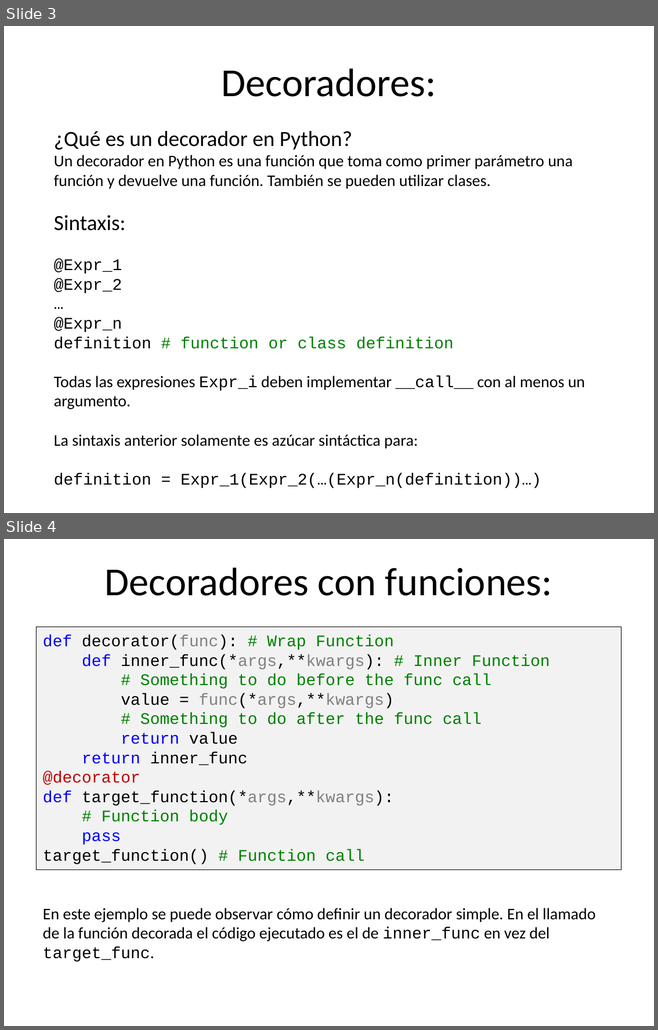
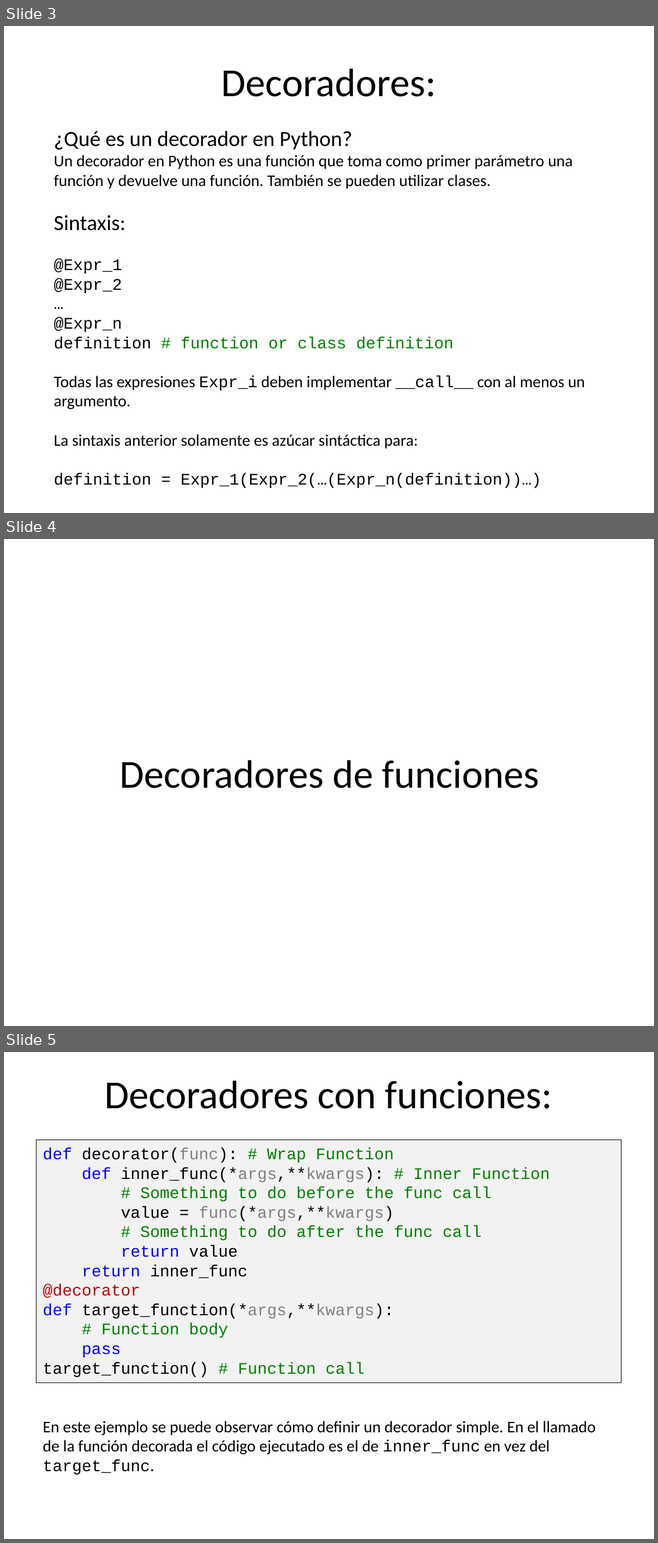
Before and after one commit to luisoibarra/seminario14_lp, a slide deck: Seminario 14 Python I.pptx. Shown one above the other, each under a label of ours: slides 3 and 4 before the commit, slides 3, 4 and 5 after it. The pictures are 658x1030 and 658x1543 pixels, drawn with LibreOffice and Linux fonts; fonts in the diff are those of the drawing. Boxes give left, top, right and bottom in pixels: in the first picture for what was removed or moved away, otherwise in the second. Text is boxed around its words. In the diff, an @@ line names an element or a change of style, - is before the commit and + after.

Commit message:
Annadido function annotations, decoradores de clases

```diff
--- a/Seminario 14 Python I.pptx
+++ b/Seminario 14 Python I.pptx
@@ slide 4 added at (x1=4, y1=539, x2=654, y2=1026), background #FFFFFF @@
@@ title added at (x1=119, y1=760, x2=539, y2=788), 44 pt, text #000000 @@
+Decoradores de funciones
@@ what was slide 4 is now slide 5 @@
```
Also in this commit, not shown: 6 other slides added, 1 other file.
